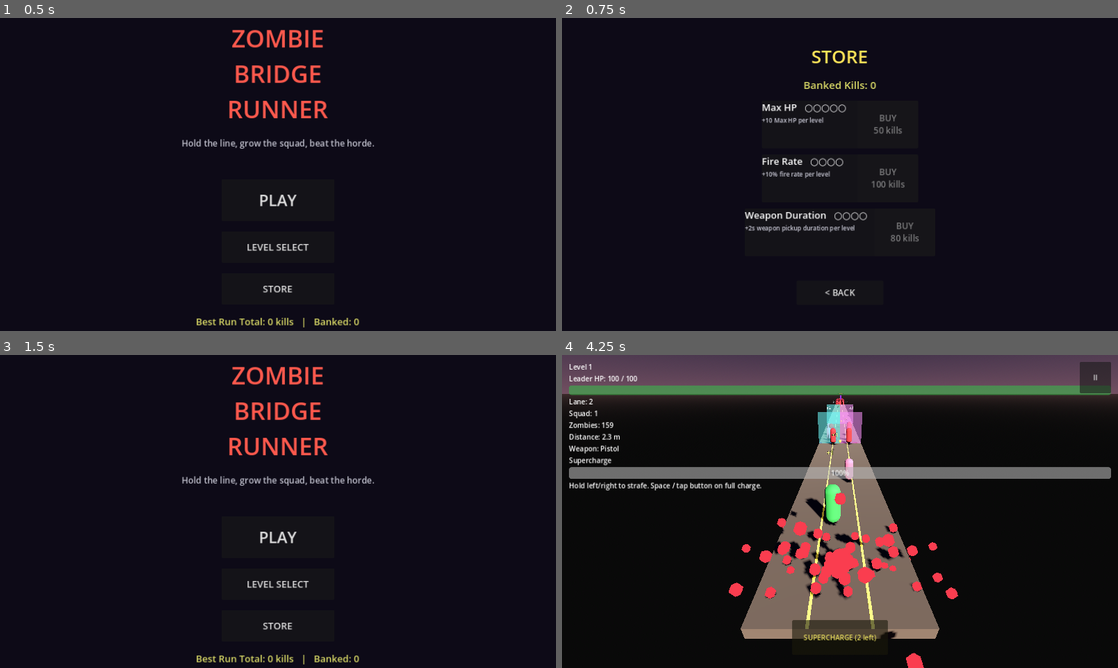
Above: before the commit, frames 1-4 (two rows, left to right).
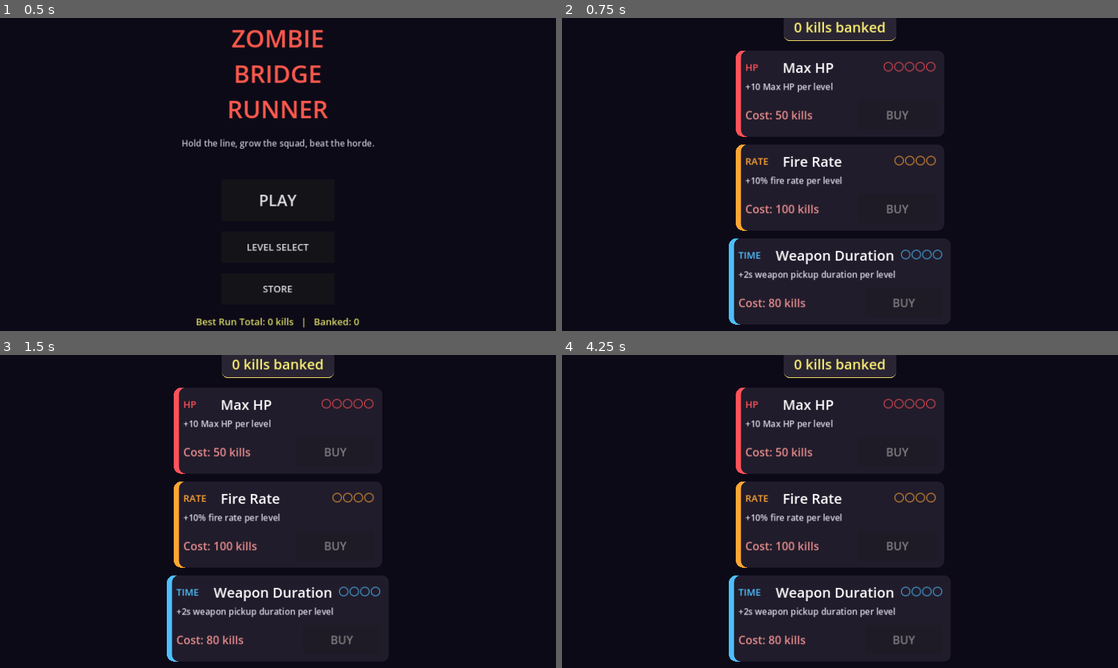
Above: after the commit, the same moments.

Repository: PawandeepSinghKhalsa/Hold-the-Line
Game: Godot game, scene res://scenes/title.tscn
Same seed, same stepped clock (60 frames per second), same inputs: the game is played once before the commit and once after it.
Inputs (mouse positions are in pixels of both pictures, inside the frame that each line leads up to):
- Up to frame 1 (0.5 s): no input
- Up to frame 2 (0.75 s): click "STORE" at 0.5 s
- Up to frame 3 (1.5 s): click (278, 630) at 1.25 s, where only the run before the commit has a clickable "< BACK"
- Up to frame 4 (4.25 s): click (840, 536) at 2 s, where only the run before the commit has a clickable "PLAY"; move the mouse to (962, 495) at 2.77 s; hold D (move_right) 2.78-3.5 s; hold Space (supercharge) 2.78-3.5 s; click (962, 495) at 2.92 s; drag from (728, 527) to (812, 574) at 3.52 s

Frame 1 is identical in both runs. In frame 2, 7.1% of the frame differs, in the area x 30-69%, y 0-98%; in frame 3, 7.7%; in frame 4, 48%, in the area x 0-100%, y 0-100%.
Error before the commit: Invalid access to property or key 'lane_index' on a base object of type 'CharacterBody3D (soldier.gd)'. (res://scripts/hud.gd:64)
Error after the commit: Invalid assignment of property or key 'text' with value of type 'String' on a base object of type 'null instance'. (res://scripts/store.gd:174)

Commit message:
Rework Store UI: card-based layout, mobile-readable fonts
Prior store was plain stacked buttons with tiny text. Rebuilding it
as a game-store style card grid with color-coded panels, large fonts
for mobile legibility, and proper visual hierarchy.

scenes/store.tscn:
- Bigger title label (font size 42 -> 56).
- Banked kills now lives in a framed PanelContainer with a yellow
  accent border and font size 32, so it reads as a "currency badge"
  the way every store UI does.
- Back button grew from 56px tall to 64px with font size 24.

scripts/store.gd:
- Each upgrade now renders as a PanelContainer with a thick
  colour-coded left border:
    HP -> red (1.0, 0.32, 0.35)
    Fire Rate -> orange (1.0, 0.65, 0.2)
    Weapon Duration -> blue (0.30, 0.75, 1.0)
- Card rows laid out as:
    [category badge | upgrade name (32pt white) | pips (28pt colour)]
    [description (20pt dim)]
    [cost label (26pt yellow/red) | BUY button (180x68, 26pt)]
- BUY button has custom StyleBoxFlat with normal/hover/pressed states
  filled with the card's tint colour, so each card's BUY is visually
  tied to its category.
- When maxed out, cost becomes "MAX LEVEL" in green and the button
  locks out.
- When underfunded, cost shows in red-pink and the BUY button greys.

Font-size bumps across the board (16-20pt -> 20-32pt) to keep the
whole screen legible at handheld distance. Card minimum size 480x180
comfortably fits a phone portrait viewport.

https://claude.ai/code/session_01WNZkPqonAe5zQESFZUsP36

Diff:
--- a/scenes/store.tscn
+++ b/scenes/store.tscn
@@ -1,6 +1,22 @@
-[gd_scene load_steps=2 format=3]
+[gd_scene load_steps=3 format=3]
 
 [ext_resource type="Script" path="res://scripts/store.gd" id="1_store"]
+
+[sub_resource type="StyleBoxFlat" id="StyleBoxFlat_banked"]
+bg_color = Color(0.16, 0.14, 0.2, 1)
+border_color = Color(1, 0.9, 0.4, 1)
+border_width_left = 0
+border_width_top = 2
+border_width_right = 0
+border_width_bottom = 2
+corner_radius_top_left = 14
+corner_radius_top_right = 14
+corner_radius_bottom_right = 14
+corner_radius_bottom_left = 14
+content_margin_left = 24.0
+content_margin_top = 10.0
+content_margin_right = 24.0
+content_margin_bottom = 10.0
 
 [node name="Store" type="Control"]
 anchors_preset = 15
@@ -23,44 +39,50 @@
 anchors_preset = 15
 anchor_right = 1.0
 anchor_bottom = 1.0
-offset_left = 32.0
-offset_top = 48.0
-offset_right = -32.0
-offset_bottom = -48.0
+offset_left = 24.0
+offset_top = 40.0
+offset_right = -24.0
+offset_bottom = -40.0
 grow_horizontal = 2
 grow_vertical = 2
 
 [node name="VBox" type="VBoxContainer" parent="Margin"]
 layout_mode = 2
 alignment = 1
-theme_override_constants/separation = 18
+theme_override_constants/separation = 22
 
 [node name="TitleLabel" type="Label" parent="Margin/VBox"]
 layout_mode = 2
-theme_override_colors/font_color = Color(1, 0.9, 0.35, 1)
-theme_override_font_sizes/font_size = 42
+theme_override_colors/font_color = Color(1, 0.88, 0.3, 1)
+theme_override_font_sizes/font_size = 56
 text = "STORE"
 horizontal_alignment = 1
 
-[node name="BankedLabel" type="Label" parent="Margin/VBox"]
+[node name="BankedPanel" type="PanelContainer" parent="Margin/VBox"]
 layout_mode = 2
-theme_override_colors/font_color = Color(0.85, 0.85, 0.4, 1)
-theme_override_font_sizes/font_size = 24
-text = "Banked Kills: 0"
+size_flags_horizontal = 4
+theme_override_styles/panel = SubResource("StyleBoxFlat_banked")
+
+[node name="BankedLabel" type="Label" parent="Margin/VBox/BankedPanel"]
+layout_mode = 2
+theme_override_colors/font_color = Color(1, 0.95, 0.45, 1)
+theme_override_font_sizes/font_size = 32
+text = "0 kills banked"
 horizontal_alignment = 1
 
 [node name="Cards" type="VBoxContainer" parent="Margin/VBox"]
 layout_mode = 2
 alignment = 1
-theme_override_constants/separation = 14
+theme_override_constants/separation = 18
 
 [node name="Spacer" type="Control" parent="Margin/VBox"]
 custom_minimum_size = Vector2(0, 20)
 layout_mode = 2
 
 [node name="BackButton" type="Button" parent="Margin/VBox"]
-custom_minimum_size = Vector2(200, 56)
+custom_minimum_size = Vector2(220, 64)
 layout_mode = 2
 size_flags_horizontal = 4
-theme_override_font_sizes/font_size = 20
+focus_mode = 0
+theme_override_font_sizes/font_size = 24
 text = "< BACK"
--- a/scripts/store.gd
+++ b/scripts/store.gd
@@ -1,23 +1,32 @@
 extends Control
 
-# Store screen. Spends banked kills (earned across all runs) on
-# permanent upgrades: Max HP, Fire Rate, Weapon Duration. Each upgrade
-# has a fixed max level and per-level cost curve owned by LevelManager.
-# Cards are built dynamically so adding a new upgrade only requires
-# extending LevelManager.UPGRADES.
+# Store screen. Spends banked kills on permanent upgrades. Cards are
+# built dynamically so adding a new upgrade only requires extending
+# LevelManager.UPGRADES. Visuals are tuned for mobile: large fonts,
+# colour-coded left borders per upgrade, high-contrast badges.
 
 @onready var banked_label: Label = $Margin/VBox/BankedLabel
 @onready var back_button: Button = $Margin/VBox/BackButton
 @onready var cards_container: VBoxContainer = $Margin/VBox/Cards
 
-var _upgrade_keys: Array = []
+const CARD_BG_COLOR := Color(0.13, 0.11, 0.17, 1.0)
+const CARD_DISABLED_TINT := Color(0.6, 0.6, 0.65, 1.0)
+const CARD_COLORS: Dictionary = {
+	"hp": Color(1.0, 0.32, 0.35),
+	"fire_rate": Color(1.0, 0.65, 0.2),
+	"weapon_duration": Color(0.3, 0.75, 1.0),
+}
+const CARD_ICONS: Dictionary = {
+	"hp": "HP",
+	"fire_rate": "RATE",
+	"weapon_duration": "TIME",
+}
 
 
 func _ready() -> void:
 	back_button.pressed.connect(_on_back_pressed)
 	LevelManager.banked_kills_changed.connect(_on_banked_changed)
 	LevelManager.upgrade_purchased.connect(_on_upgrade_purchased)
-	_upgrade_keys = LevelManager.UPGRADES.keys()
 	_build_cards()
 	_update_banked_label()
 
@@ -25,56 +34,126 @@
 func _build_cards() -> void:
 	for child in cards_container.get_children():
 		child.queue_free()
-	for key in _upgrade_keys:
+	for key in LevelManager.UPGRADES.keys():
 		cards_container.add_child(_make_card(key))
 
 
 func _make_card(key: String) -> Control:
 	var upgrade: Dictionary = LevelManager.UPGRADES[key]
-	var panel: PanelContainer = PanelContainer.new()
-	panel.custom_minimum_size = Vector2(360, 110)
-	panel.size_flags_horizontal = Control.SIZE_SHRINK_CENTER
+	var tint: Color = CARD_COLORS.get(key, Color(1, 1, 1))
 
-	var row: HBoxContainer = HBoxContainer.new()
-	row.add_theme_constant_override("separation", 16)
-	panel.add_child(row)
+	var card: PanelContainer = PanelContainer.new()
+	card.custom_minimum_size = Vector2(480, 180)
+	card.size_flags_horizontal = Control.SIZE_SHRINK_CENTER
 
-	var info: VBoxContainer = VBoxContainer.new()
-	info.size_flags_horizontal = Control.SIZE_EXPAND_FILL
-	row.add_child(info)
+	var style: StyleBoxFlat = StyleBoxFlat.new()
+	style.bg_color = CARD_BG_COLOR
+	style.border_width_left = 12
+	style.border_color = tint
+	style.corner_radius_top_left = 16
+	style.corner_radius_top_right = 16
+	style.corner_radius_bottom_left = 16
+	style.corner_radius_bottom_right = 16
+	style.content_margin_left = 22
+	style.content_margin_right = 18
+	style.content_margin_top = 16
+	style.content_margin_bottom = 16
+	card.add_theme_stylebox_override("panel", style)
 
-	var title_label: Label = Label.new()
-	title_label.text = "%s   %s" % [upgrade.name, _pips(key, upgrade.max_level)]
-	title_label.add_theme_font_size_override("font_size", 22)
-	info.add_child(title_label)
+	var vbox: VBoxContainer = VBoxContainer.new()
+	vbox.add_theme_constant_override("separation", 8)
+	card.add_child(vbox)
 
+	# Top row: category badge + upgrade name + pips
+	var top_row: HBoxContainer = HBoxContainer.new()
+	top_row.add_theme_constant_override("separation", 14)
+	vbox.add_child(top_row)
+
+	var badge: Label = Label.new()
+	badge.text = CARD_ICONS.get(key, "★")
+	badge.add_theme_font_size_override("font_size", 22)
+	badge.add_theme_color_override("font_color", tint)
+	badge.custom_minimum_size = Vector2(72, 0)
+	badge.horizontal_alignment = HORIZONTAL_ALIGNMENT_LEFT
+	top_row.add_child(badge)
+
+	var name_label: Label = Label.new()
+	name_label.text = upgrade.name
+	name_label.add_theme_font_size_override("font_size", 32)
+	name_label.add_theme_color_override("font_color", Color(1, 1, 1))
+	name_label.size_flags_horizontal = Control.SIZE_EXPAND_FILL
+	top_row.add_child(name_label)
+
+	var pips_label: Label = Label.new()
+	pips_label.text = _pips(key, upgrade.max_level)
+	pips_label.add_theme_font_size_override("font_size", 28)
+	pips_label.add_theme_color_override("font_color", tint)
+	top_row.add_child(pips_label)
+
+	# Description
 	var desc_label: Label = Label.new()
 	desc_label.text = upgrade.description
-	desc_label.add_theme_font_size_override("font_size", 14)
-	desc_label.modulate = Color(0.8, 0.8, 0.85, 1)
-	info.add_child(desc_label)
+	desc_label.add_theme_font_size_override("font_size", 20)
+	desc_label.modulate = Color(0.85, 0.85, 0.9, 1)
+	vbox.add_child(desc_label)
+
+	var spacer: Control = Control.new()
+	spacer.size_flags_vertical = Control.SIZE_EXPAND_FILL
+	vbox.add_child(spacer)
+
+	# Bottom row: cost + BUY button
+	var bottom_row: HBoxContainer = HBoxContainer.new()
+	bottom_row.add_theme_constant_override("separation", 16)
+	vbox.add_child(bottom_row)
+
+	var cost_label: Label = Label.new()
+	cost_label.size_flags_horizontal = Control.SIZE_EXPAND_FILL
+	cost_label.vertical_alignment = VERTICAL_ALIGNMENT_CENTER
+	cost_label.add_theme_font_size_override("font_size", 26)
+	bottom_row.add_child(cost_label)
 
 	var buy_button: Button = Button.new()
-	buy_button.custom_minimum_size = Vector2(140, 80)
+	buy_button.custom_minimum_size = Vector2(180, 68)
 	buy_button.focus_mode = Control.FOCUS_NONE
-	buy_button.add_theme_font_size_override("font_size", 20)
+	buy_button.add_theme_font_size_override("font_size", 26)
+	bottom_row.add_child(buy_button)
+
 	var cost: int = LevelManager.upgrade_next_cost(key)
 	if cost < 0:
-		buy_button.text = "MAX"
+		cost_label.text = "MAX LEVEL"
+		cost_label.add_theme_color_override("font_color", Color(0.5, 1, 0.6))
+		buy_button.text = "MAXED"
 		buy_button.disabled = true
 	else:
-		buy_button.text = "BUY\n%d kills" % cost
-		buy_button.disabled = LevelManager.banked_kills < cost
+		cost_label.text = "Cost: %d kills" % cost
+		var can_afford: bool = LevelManager.banked_kills >= cost
+		var cost_color: Color = Color(1, 0.95, 0.4) if can_afford else Color(0.9, 0.55, 0.55)
+		cost_label.add_theme_color_override("font_color", cost_color)
+		buy_button.text = "BUY"
+		buy_button.disabled = not can_afford
+		var buy_style: StyleBoxFlat = StyleBoxFlat.new()
+		buy_style.bg_color = tint if can_afford else Color(0.3, 0.3, 0.35)
+		buy_style.corner_radius_top_left = 10
+		buy_style.corner_radius_top_right = 10
+		buy_style.corner_radius_bottom_left = 10
+		buy_style.corner_radius_bottom_right = 10
+		buy_button.add_theme_stylebox_override("normal", buy_style)
+		var hover_style: StyleBoxFlat = buy_style.duplicate() as StyleBoxFlat
+		hover_style.bg_color = tint.lightened(0.12)
+		buy_button.add_theme_stylebox_override("hover", hover_style)
+		var pressed_style: StyleBoxFlat = buy_style.duplicate() as StyleBoxFlat
+		pressed_style.bg_color = tint.darkened(0.15)
+		buy_button.add_theme_stylebox_override("pressed", pressed_style)
+		buy_button.add_theme_color_override("font_color", Color(0, 0, 0))
+
 	buy_button.pressed.connect(_on_buy_pressed.bind(key))
-	row.add_child(buy_button)
-
-	return panel
+	return card
 
 
 func _pips(key: String, max_level: int) -> String:
 	var current: int = LevelManager.upgrade_level(key)
 	var filled: String = "●".repeat(current)
-	var empty: String = "○".repeat(max_level - current)
+	var empty: String = "○".repeat(max(max_level - current, 0))
 	return filled + empty
 
 
@@ -92,7 +171,7 @@
 
 
 func _update_banked_label() -> void:
-	banked_label.text = "Banked Kills: %d" % LevelManager.banked_kills
+	banked_label.text = "%d kills banked" % LevelManager.banked_kills
 
 
 func _on_back_pressed() -> void:
